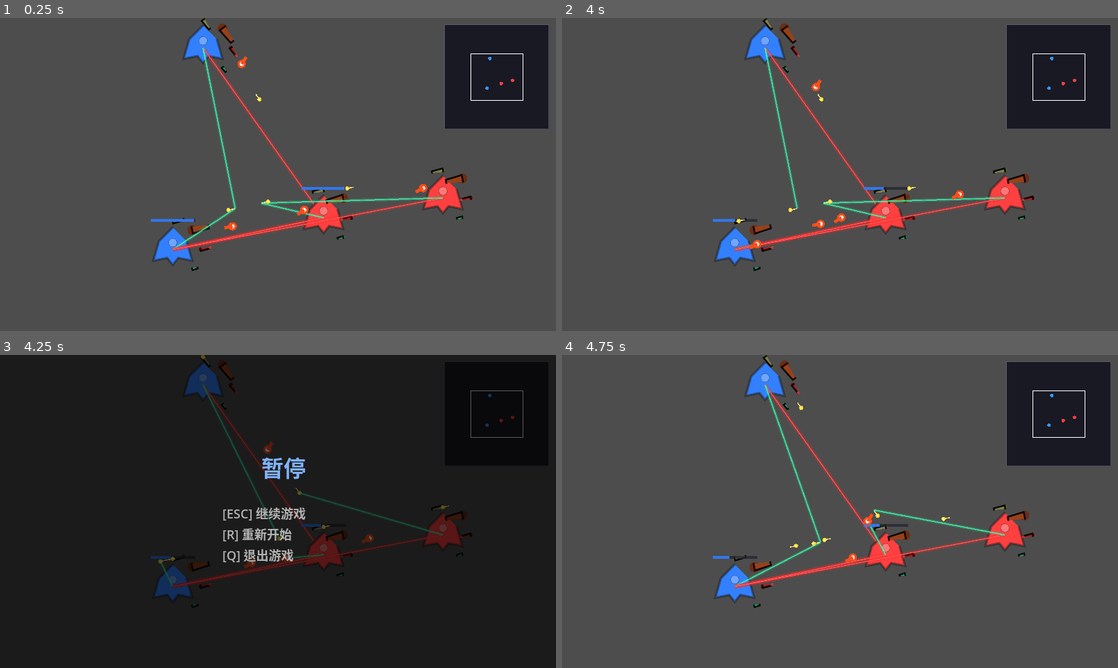
Above: before the commit, frames 1-4 (two rows, left to right).
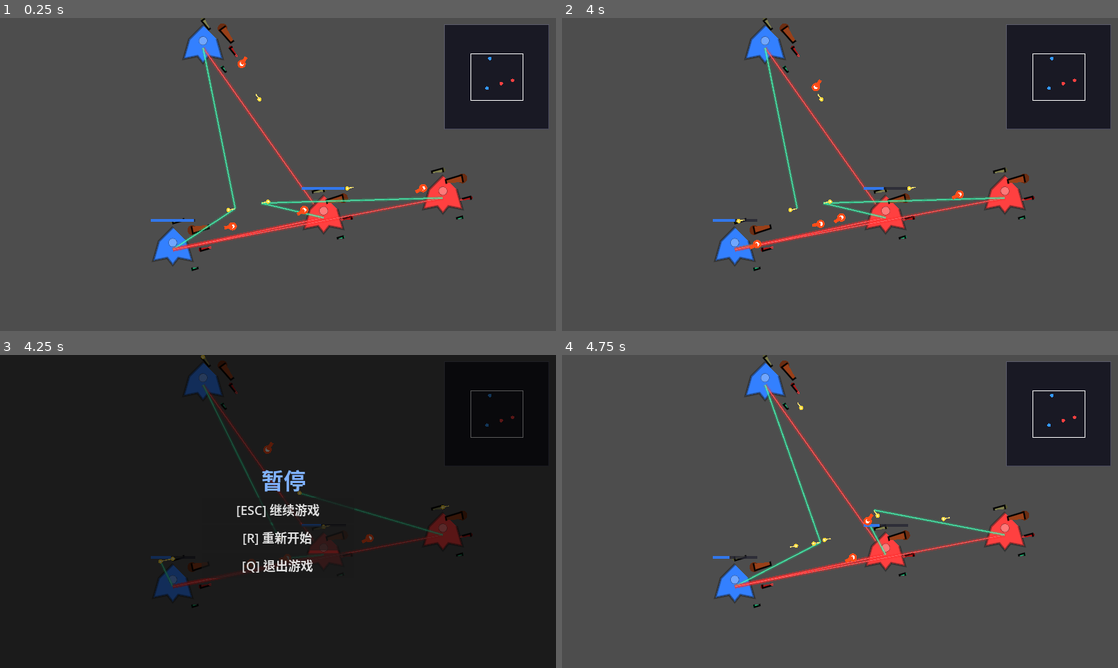
Above: after the commit, the same moments.

Repository: ZhanXuzhao/SpaceRTS
Game: Godot game, scene res://scenes/main.tscn
The game is run twice, just before and just after one commit, with the same random seed, the same clock (stepped at 60 frames per second) and the same inputs.
Inputs (mouse positions are in pixels of both pictures, inside the frame that each line leads up to):
- Up to frame 1 (0.25 s): no input
- Up to frame 2 (4 s): tap Enter at 0.5 s; move the mouse to (962, 158) at 0.52 s; tap R at 0.6 s; click (962, 158) at 0.67 s; drag from (728, 190) to (767, 49) at 1.27 s; move the mouse to (895, 105) at 2.02 s; hold Shift 2.03-2.75 s; click (895, 105) at 2.17 s; drag from (812, 237) to (1006, 196) at 2.77 s; move the mouse to (1006, 221) at 3.52 s; hold A from 3.53 s (still down); tap Q at 3.6 s; click (1006, 221) at 3.67 s
- Up to frame 3 (4.25 s): keep holding A; tap Escape at 4.15 s
- Up to frame 4 (4.75 s): release A at 4.25 s; click (840, 511) at 4.25 s, where only the run after the commit has a clickable "[ESC] 继续游戏"

Frames 1-2 are identical in both runs. In frame 3, 2.5% of the frame differs, in the area x 37-64%, y 32-72%; in frame 4, nothing differs.

Commit message:
Rewrite overlay with proper Button nodes instead of manual _draw text

Diff:
--- a/scripts/main.gd
+++ b/scripts/main.gd
@@ -34,7 +34,7 @@
 var _paused: bool = false
 
 # ----- 菜单覆图层（CanvasLayer 始终在顶层） -----
-var _overlay_node: Node2D
+var _overlay: CanvasLayer
 
 
 func _ready() -> void:
@@ -64,16 +64,13 @@
 	canvas_layer.add_child(_minimap_node)
 	_minimap_node.camera_ref = _camera
 
-	# 菜单覆图层（CanvasLayer，始终在最上层）
-	var overlay_layer = CanvasLayer.new()
-	overlay_layer.name = "OverlayLayer"
-	add_child(overlay_layer)
-	_overlay_node = Node2D.new()
-	overlay_layer.add_child(_overlay_node)
-	_overlay_node.set_script(preload("res://scripts/overlay.gd"))
-	_overlay_node.main = self
-	overlay_layer.process_mode = Node.PROCESS_MODE_ALWAYS
-	_overlay_node.process_mode = Node.PROCESS_MODE_ALWAYS
+	# 菜单覆图层（Button 控件，始终在最上层）
+	_overlay = load("res://scripts/overlay.gd").new()
+	_overlay.name = "OverlayLayer"
+	_overlay.main = self
+	_overlay.process_mode = Node.PROCESS_MODE_ALWAYS
+	add_child(_overlay)
+	_overlay.visible = false
 
 	_spawn_units()
 
@@ -88,7 +85,7 @@
 				if abs(click.x) < 100 and abs(click.y) < 75:
 					_paused = false
 					get_tree().paused = false
-					_overlay_node.queue_redraw()
+					_overlay.show(); _overlay.build_menu()
 		return
 	_check_game_over()
 
@@ -136,11 +133,11 @@
 	if blue_alive == 0:
 		_game_over = true
 		_winner = "红队"
-		_overlay_node.queue_redraw()
+		_overlay.show(); _overlay.build_menu()
 	elif red_alive == 0:
 		_game_over = true
 		_winner = "蓝队"
-		_overlay_node.queue_redraw()
+		_overlay.show(); _overlay.build_menu()
 
 
 func _input(event: InputEvent) -> void:
@@ -152,7 +149,7 @@
 					if _paused and not _game_over:
 						_paused = false
 						get_tree().paused = false
-						_overlay_node.queue_redraw()
+						_overlay.show(); _overlay.build_menu()
 				KEY_R:
 					get_tree().reload_current_scene()
 				KEY_Q:
@@ -165,7 +162,7 @@
 				if abs(click.x) < 100 and abs(click.y) < 75:
 					_paused = false
 					get_tree().paused = false
-					_overlay_node.queue_redraw()
+					_overlay.show(); _overlay.build_menu()
 					return
 			if _game_over:
 				if abs(click.x) < 100 and abs(click.y) < 75:
@@ -177,7 +174,7 @@
 		_paused = true
 		get_tree().paused = true
 		_attack_cursor_mode = false
-		_overlay_node.queue_redraw()
+		_overlay.show(); _overlay.build_menu()
 		return
 
 	# 清除已死亡的选中单位
--- a/scripts/overlay.gd
+++ b/scripts/overlay.gd
@@ -1,84 +1,91 @@
-extends Node2D
+extends CanvasLayer
 
 ## 指向 Main 的引用
 var main: Node2D = null
 
 
-func _input(event: InputEvent) -> void:
-	if not (event is InputEventMouseButton and event.pressed and event.button_index == MOUSE_BUTTON_LEFT):
-		return
-	if main == null or not (main._game_over or main._paused):
-		return
+func build_menu() -> void:
+	"""创建暂停/游戏结束 UI 控件"""
+	# 半透明遮罩
+	var bg = ColorRect.new()
+	bg.name = "Bg"
+	bg.color = Color(0, 0, 0, 0.65)
+	bg.mouse_filter = Control.MOUSE_FILTER_IGNORE
+	bg.set_anchors_and_offsets_preset(Control.PRESET_FULL_RECT)
+	add_child(bg)
 
-	var click = event.position
-	var center = get_viewport().get_visible_rect().size / 2
-	var font = ThemeDB.fallback_font
-	var fsize := 18
+	# 标签 + 按钮共用设置
+	var center_x = get_viewport().get_visible_rect().size.x / 2
+	var center_y = get_viewport().get_visible_rect().size.y / 2
+	var font_size := 18
+	var btn_w := 220
+	var btn_h := 36
 
+	# --- 游戏结束 ---
 	if main._game_over:
-		# [R] 重新开始  →  center - Vector2(80, 40)
-		if _hit_test(click, center - Vector2(80, 40), "[R] 重新开始", font, fsize):
-			get_tree().reload_current_scene()
-		# [Q] 退出游戏  →  center - Vector2(80, 70)
-		if _hit_test(click, center - Vector2(80, 70), "[Q] 退出游戏", font, fsize):
-			get_tree().quit()
+		# 标题 Label
+		var title = Label.new()
+		title.name = "Title"
+		var is_victory = main._winner == "蓝队"
+		title.text = "胜利！" if is_victory else "失败！"
+		title.add_theme_color_override("font_color", Color(0.3, 1.0, 0.5) if is_victory else Color(1.0, 0.3, 0.3))
+		title.add_theme_font_size_override("font_size", 32)
+		title.horizontal_alignment = HORIZONTAL_ALIGNMENT_CENTER
+		title.position = Vector2(center_x - 80, center_y - 80)
+		title.size = Vector2(160, 40)
+		add_child(title)
 
+		# 副标题
+		var sub = Label.new()
+		sub.name = "Subtitle"
+		sub.text = main._winner + "获胜"
+		sub.add_theme_color_override("font_color", Color.WHITE)
+		sub.add_theme_font_size_override("font_size", 22)
+		sub.horizontal_alignment = HORIZONTAL_ALIGNMENT_CENTER
+		sub.position = Vector2(center_x - 80, center_y - 40)
+		sub.size = Vector2(160, 30)
+		add_child(sub)
+
+		_add_button("[R] 重新开始", center_y + 10, font_size, btn_w, btn_h, _restart)
+		_add_button("[Q] 退出游戏", center_y + 50, font_size, btn_w, btn_h, _quit)
+
+	# --- 暂停 ---
 	elif main._paused:
-		# [ESC] 继续游戏  →  center - Vector2(80, -10)
-		if _hit_test(click, center - Vector2(80, -10), "[ESC] 继续游戏", font, fsize):
-			main._paused = false
-			get_tree().paused = false
-			queue_redraw()
-			get_viewport().set_input_as_handled()
-			return
-		# [R] 重新开始  →  center - Vector2(80, -40)
-		if _hit_test(click, center - Vector2(80, -40), "[R] 重新开始", font, fsize):
-			get_tree().reload_current_scene()
-		# [Q] 退出游戏  →  center - Vector2(80, -70)
-		if _hit_test(click, center - Vector2(80, -70), "[Q] 退出游戏", font, fsize):
-			get_tree().quit()
+		var title = Label.new()
+		title.name = "Title"
+		title.text = "  暂停"
+		title.add_theme_color_override("font_color", Color(0.5, 0.7, 1.0))
+		title.add_theme_font_size_override("font_size", 32)
+		title.horizontal_alignment = HORIZONTAL_ALIGNMENT_CENTER
+		title.position = Vector2(center_x - 80, center_y - 70)
+		title.size = Vector2(160, 40)
+		add_child(title)
+
+		_add_button("[ESC] 继续游戏", center_y - 20, font_size, btn_w, btn_h, _resume)
+		_add_button("[R] 重新开始", center_y + 20, font_size, btn_w, btn_h, _restart)
+		_add_button("[Q] 退出游戏", center_y + 60, font_size, btn_w, btn_h, _quit)
 
 
-func _hit_test(click_pos: Vector2, text_center: Vector2, text: String, font: Font, font_size: int) -> bool:
-	var ts = font.get_string_size(text, HORIZONTAL_ALIGNMENT_CENTER, -1, font_size)
-	var rect = Rect2(text_center.x - ts.x / 2, text_center.y - font_size, ts.x, font_size + 4)
-	return rect.has_point(click_pos)
+func _add_button(text: String, y: float, font_size: int, w: int, h: int, callback: Callable) -> void:
+	var btn = Button.new()
+	btn.text = text
+	btn.add_theme_font_size_override("font_size", font_size)
+	btn.custom_minimum_size = Vector2(w, h)
+	btn.position = Vector2(get_viewport().get_visible_rect().size.x / 2 - w / 2, y)
+	btn.size = Vector2(w, h)
+	btn.pressed.connect(callback)
+	add_child(btn)
 
 
-func _draw() -> void:
-	if main == null:
-		return
-	if not (main._game_over or main._paused):
-		return
+func _resume() -> void:
+	main._paused = false
+	get_tree().paused = false
+	queue_free()
 
-	var vsize = get_viewport().get_visible_rect().size
 
-	# 半透明遮罩
-	draw_rect(Rect2(Vector2.ZERO, vsize), Color(0, 0, 0, 0.65), true)
+func _restart() -> void:
+	get_tree().reload_current_scene()
 
-	var center = vsize / 2
-	var font = ThemeDB.fallback_font
 
-	if main._game_over:
-		var is_victory = main._winner == "蓝队"
-		var title = "胜利！" if is_victory else "失败！"
-		var title_color = Color(0.3, 1.0, 0.5) if is_victory else Color(1.0, 0.3, 0.3)
-		var ts = font.get_string_size(title, HORIZONTAL_ALIGNMENT_CENTER, -1, 32)
-		font.draw_string(get_canvas_item(), center - ts / 2 - Vector2(0, 60), title,
-			HORIZONTAL_ALIGNMENT_CENTER, -1, 32, title_color)
-		font.draw_string(get_canvas_item(), center - Vector2(40, 10), main._winner + "获胜",
-			HORIZONTAL_ALIGNMENT_CENTER, -1, 22, Color.WHITE)
-		font.draw_string(get_canvas_item(), center - Vector2(80, 40), "[R] 重新开始",
-			HORIZONTAL_ALIGNMENT_CENTER, -1, 18, Color(0.7, 0.7, 0.7))
-		font.draw_string(get_canvas_item(), center - Vector2(80, 70), "[Q] 退出游戏",
-			HORIZONTAL_ALIGNMENT_CENTER, -1, 18, Color(0.7, 0.7, 0.7))
-
-	elif main._paused:
-		font.draw_string(get_canvas_item(), center - Vector2(40, 50), "  暂停",
-			HORIZONTAL_ALIGNMENT_CENTER, -1, 32, Color(0.5, 0.7, 1.0))
-		font.draw_string(get_canvas_item(), center - Vector2(80, -10), "[ESC] 继续游戏",
-			HORIZONTAL_ALIGNMENT_CENTER, -1, 18, Color(0.7, 0.7, 0.7))
-		font.draw_string(get_canvas_item(), center - Vector2(80, -40), "[R] 重新开始",
-			HORIZONTAL_ALIGNMENT_CENTER, -1, 18, Color(0.7, 0.7, 0.7))
-		font.draw_string(get_canvas_item(), center - Vector2(80, -70), "[Q] 退出游戏",
-			HORIZONTAL_ALIGNMENT_CENTER, -1, 18, Color(0.7, 0.7, 0.7))
+func _quit() -> void:
+	get_tree().quit()
